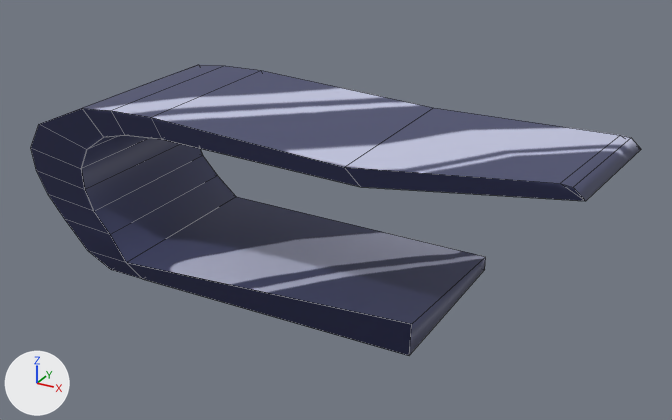
The FBX model Assets/Resources/3D_Mesh/SM_SM_DesignDesk.fbx: old version first, new version second.
One viewpoint serves both versions: a 50 mm camera at (1.775, -2.467, 1.498) aimed at (0.413, 0.009, 0.26). Every picture has the same lights, and +X, +Y and +Z are marked at lower left. Mesh edges are drawn as thin lines.

Names of what the first picture shows: 'SHELF.042'.
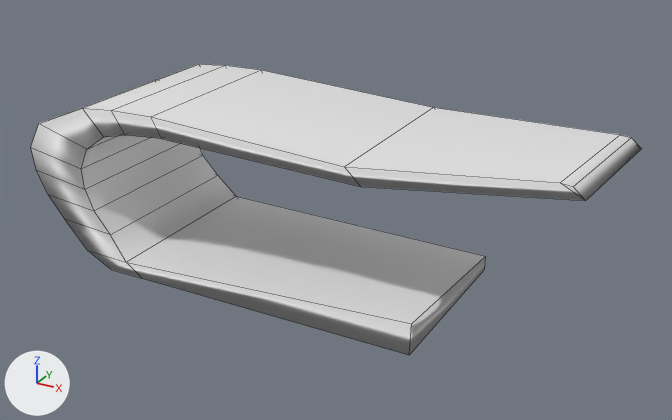
Where the change shows, as pixel boxes [x1, y1, x2, y2] in the pictures (672 x 420 px):
'SHELF.042', reshaped
    before: [31, 65, 641, 356]
    after: [31, 64, 641, 355]
part 1 of me_cube_046, built on
    before: [31, 65, 631, 356]
    after: [31, 64, 631, 355]
part 2 of me_cube_046, recoloured (blue to grey)
    before: [82, 66, 641, 355]
    after: [81, 65, 641, 355]

What changed in the scene script:
```text
Change me_cube_046:
    used by ob_shelf_042; location = (0.0, 0.0, 0.0)
    remove me_cube_046.from_pydata(...)  # 108 vertices, 53 faces; spans x -0.61..1.3, y -0.33..0.33, z 0.01..0.62
    add me_cube_046.from_pydata(...)  # 54 vertices, 53 faces; spans x -0.61..1.3, y -0.33..0.33, z 0.01..0.63
    me_cube_046 part 1
    27 vertices are removed from x -0.61..1.29, y -0.33..-0.3, z 0.01..0.62
    17 faces are deleted
    30 new faces join them
    me_cube_046 part 2: 23 faces spanning x -0.61..1.3, y -0.33..0.33, z 0.01..0.62 switch from mat_texture (picture img_mesh_pack_levelboss_uv_checker_material_uv_grid_2048x2048_basemap_png) to no material
    me_cube_046 part 3: the surface is now shaded smooth
```
